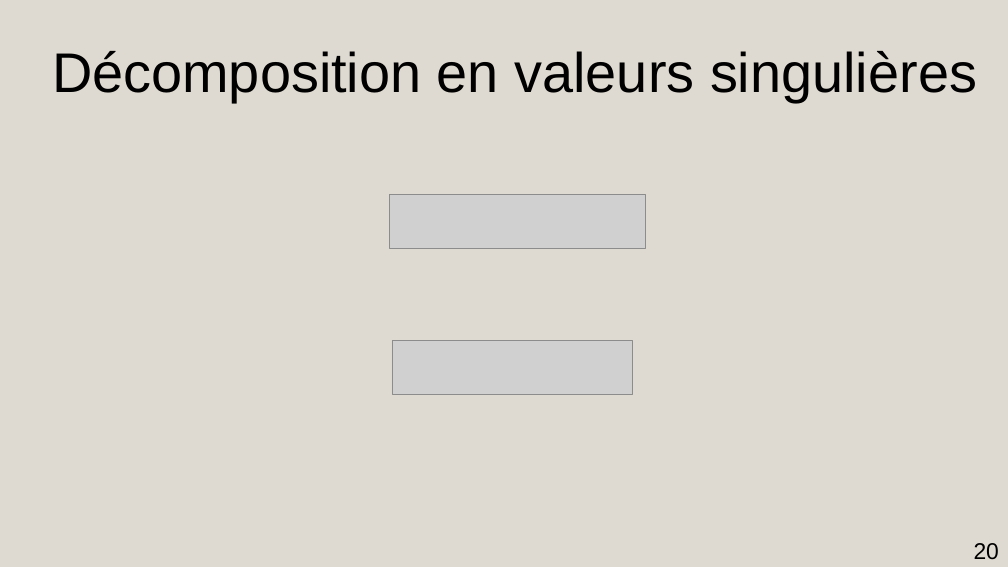
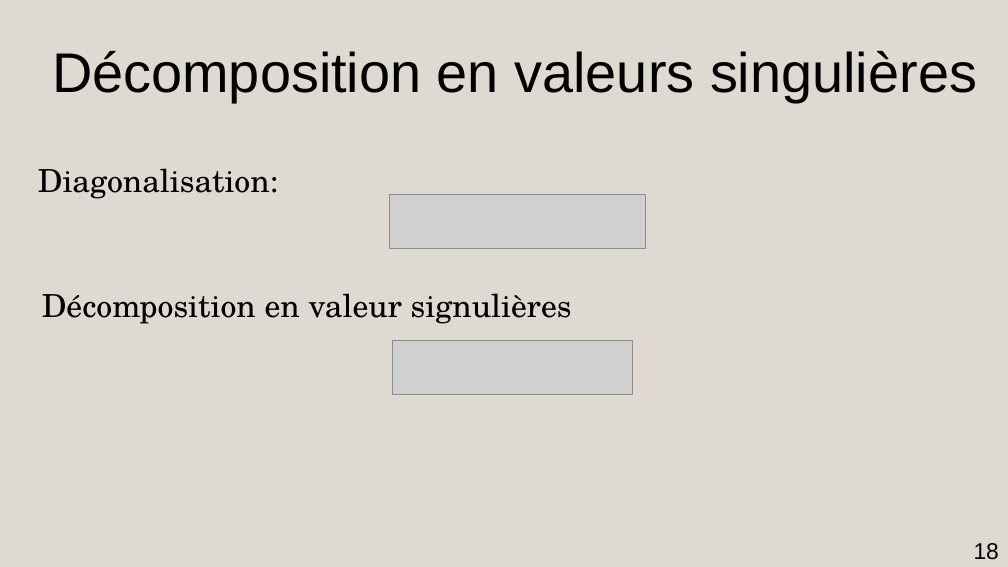
Before and after one commit to AmdaU/presentations, a slide deck: slide 18 of Seminaire/Seminaire.odp (slide 20 before the commit). Drawn at 1008x567 pixels with LibreOffice and Linux fonts; fonts in the diff are those of the drawing; grey boxes stand for pictures. Boxes give left, top, right and bottom in pixels: in the first picture for what was removed or moved away, otherwise in the second. Text is boxed around its words. In the diff, an @@ line names an element or a change of style, - is before the commit and + after.

```diff
--- a/Seminaire/Seminaire.odp
+++ b/Seminaire/Seminaire.odp
@@ title added at (38, 168, 279, 199), 25 pt, text #000000 @@
+Diagonalisation:
@@ title added at (42, 293, 572, 324), 25 pt, text #000000 @@
+Décomposition en valeur signulières
@@ page number at (974, 543, 999, 560): text changed @@
-20
+18
```
Also in this commit, not shown: 5 other slides changed, 3 slides added, 5 slides removed, 15 other files.
